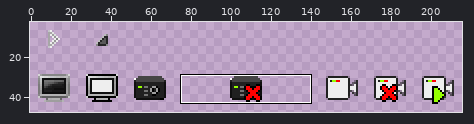
A sprite sheet gets an edit: oui/tree/skin/device/imgs/tree-device.png. The picture above shows the old version from afar; the outline marks the close-up.
Close-up. Before:
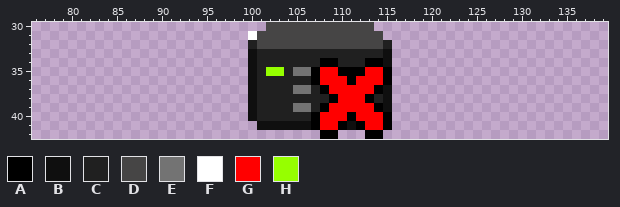
The file is 240x120 pixels. Colours within 5 levels of each other are drawn and written as one. Shown: x 76..139, y 30..42. The old version is drawn lined up with the new one. The wide view leaves out empty margins.
Palette (. is transparent): A #000000  B #0f0f0f  C #202020  D #464545  E #737373  F #ffffff  G #ff0000  H #96ff00
Pixels before, first column x 100:
30 ..DDDDDDDDDDDD..
31 FDDDDDDDDDDDDDD.
32 CDDDDDDDDDDDDDDC
33 BCCCCCCCCCCCCCCB
34 BCCCCCCCAACCCAAB
35 BCHHCEEAGGAAAGGA
36 BCCCCCCAGGGAGGGA
37 BCCCCEECAGGGGGAB
38 BCCCCCCCCAGGGACB
39 BCCCCEECAGGGGGAB
40 BCCCCCCAGGGAGGGA
41 .BBBBBBAGGABAGGA
42 ........AA...AA.
And afterwards:
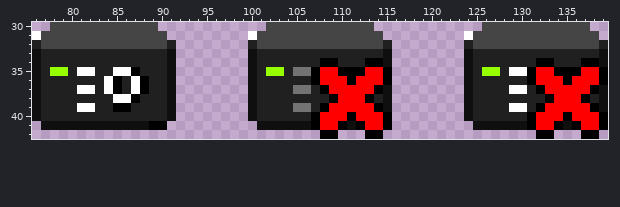
What changed:
drawings rearranged on the sheet (the old picture shows each at its new place)
y 30: x 78..89 ............ -> DDDDDDDDDDDD; x 126..137 ............ -> DDDDDDDDDDDD
y 31: x 76..90 ............... -> FDDDDDDDDDDDDDD; x 124..138 ............... -> FDDDDDDDDDDDDDD
y 32: x 76..91 ................ -> CDDDDDDDDDDDDDDC; x 124..139 ................ -> CDDDDDDDDDDDDDDC
y 33: x 76..91 ................ -> BCCCCCCCCCCCCCCB; x 124..139 ................ -> BCCCCCCCCCCCCCCB
y 34: x 76..91 ................ -> BCCCCCCCCCCCCCCB; x 124..139 ................ -> BCCCCCCCAACCCAAB
y 35: x 76..91 ................ -> BCHHCFFCCFFACCCB; x 124..139 ................ -> BCHHCFFAGGAAAGGA
y 36: x 76..91 ................ -> BCCCCCCCFACFACCB; x 124..139 ................ -> BCCCCCCAGGGAGGGA
y 37: x 76..91 ................ -> BCCCCFFCFACFACCB; x 124..139 ................ -> BCCCCFFCAGGGGGAB
y 38: x 76..91 ................ -> BCCCCCCCCFFACCCB; x 124..139 ................ -> BCCCCCCCCAGGGACB
y 39: x 76..91 ................ -> BCCCCFFCCAACCCCB; x 124..139 ................ -> BCCCCFFCAGGGGGAB
y 40: x 76..91 ................ -> BCCCCCCCCCCCCCCB; x 124..139 ................ -> BCCCCCCAGGGAGGGA
y 41: x 77..90 .............. -> BBBBBBBBBBBBAA; x 125..139 ............... -> BBBBBBAGGABAGGA
y 42: x 132..133 .. -> AA; x 137..138 .. -> AA
